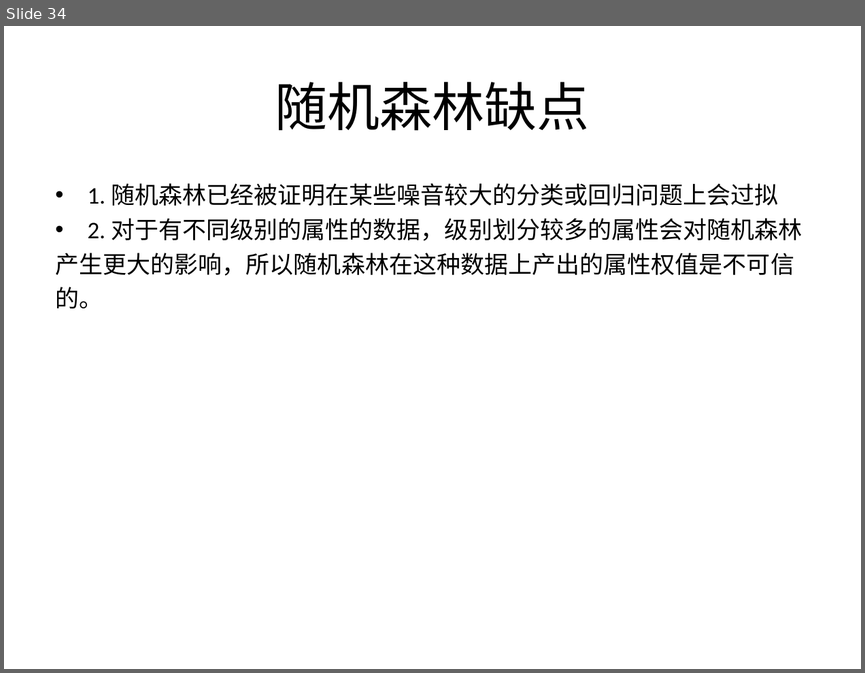
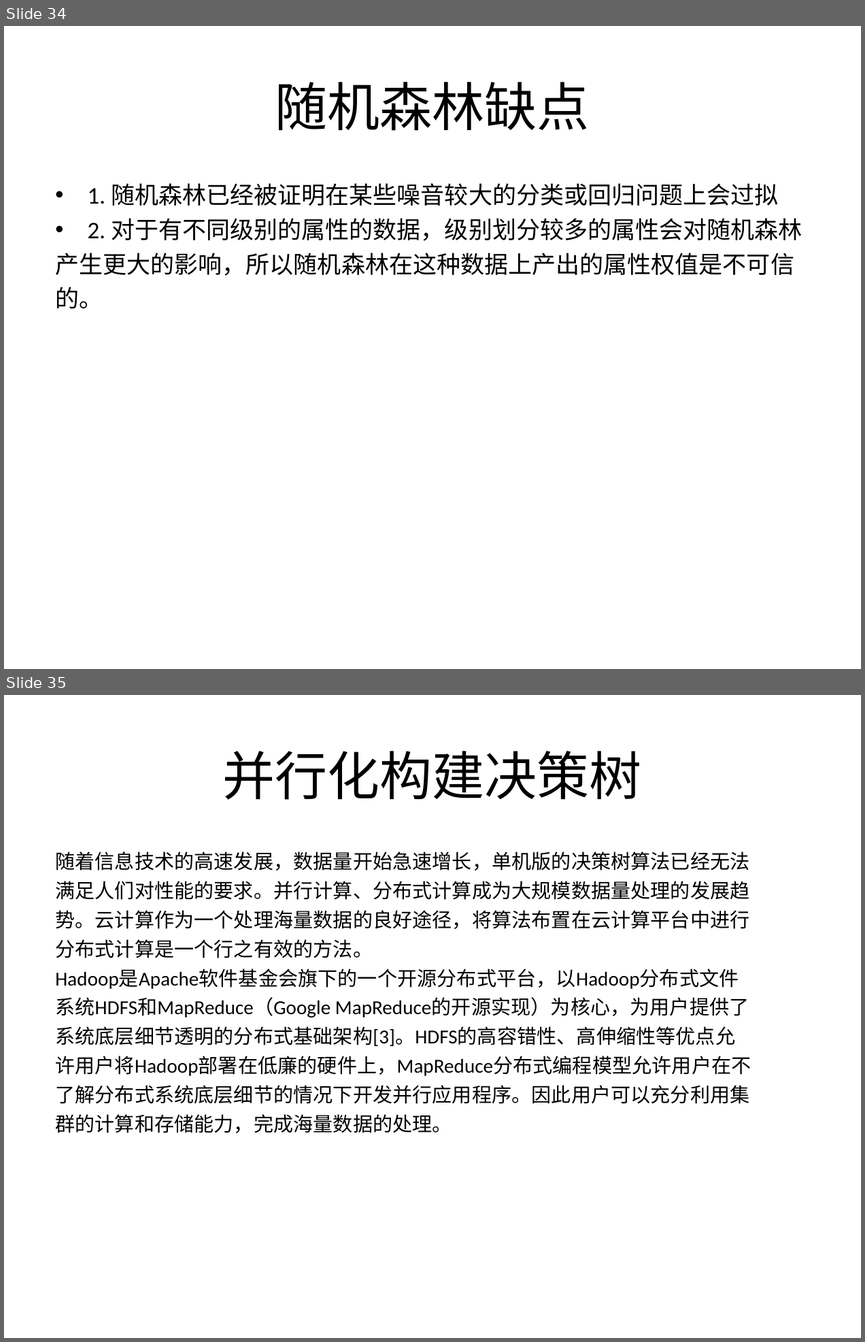
Before and after one commit to fighting-one-piece/shell-scripts, a slide deck: data_mining/src/main/resources/doc/decisiontree.ppt. Shown one above the other, each under a label of ours: slide 34 before the commit, slides 34 and 35 after it. The pictures are 865x673 and 865x1342 pixels, drawn with LibreOffice and Linux fonts; fonts in the diff are those of the drawing. Boxes give left, top, right and bottom in pixels: in the first picture for what was removed or moved away, otherwise in the second. Text is boxed around its words. In the diff, an @@ line names an element or a change of style, - is before the commit and + after.

```diff
--- a/data_mining/src/main/resources/doc/decisiontree.ppt
+++ b/data_mining/src/main/resources/doc/decisiontree.ppt
@@ slide 35 added at box(4, 695, 861, 1338), background #FFFFFF @@
@@ title added at box(223, 751, 642, 800), 44 pt, text #000000 @@
+并行化构建决策树
@@ text added at box(55, 851, 751, 1133), 16.6 pt, text #000000 @@
+随着信息技术的高速发展，数据量开始急速增长，单机版的决策树算法已经无法
+满足人们对性能的要求。并行计算、分布式计算成为大规模数据量处理的发展趋
+势。云计算作为一个处理海量数据的良好途径，将算法布置在云计算平台中进行
+分布式计算是一个行之有效的方法。
+Hadoop是Apache软件基金会旗下的一个开源分布式平台，以Hadoop分布式文件
+系统HDFS和MapReduce（Google MapReduce的开源实现）为核心，为用户提供了
+系统底层细节透明的分布式基础架构[3]。HDFS的高容错性、高伸缩性等优点允
+许用户将Hadoop部署在低廉的硬件上，MapReduce分布式编程模型允许用户在不
+了解分布式系统底层细节的情况下开发并行应用程序。因此用户可以充分利用集
+群的计算和存储能力，完成海量数据的处理。
```
Also in this commit, not shown: 2 other slides added, 13 other files.
